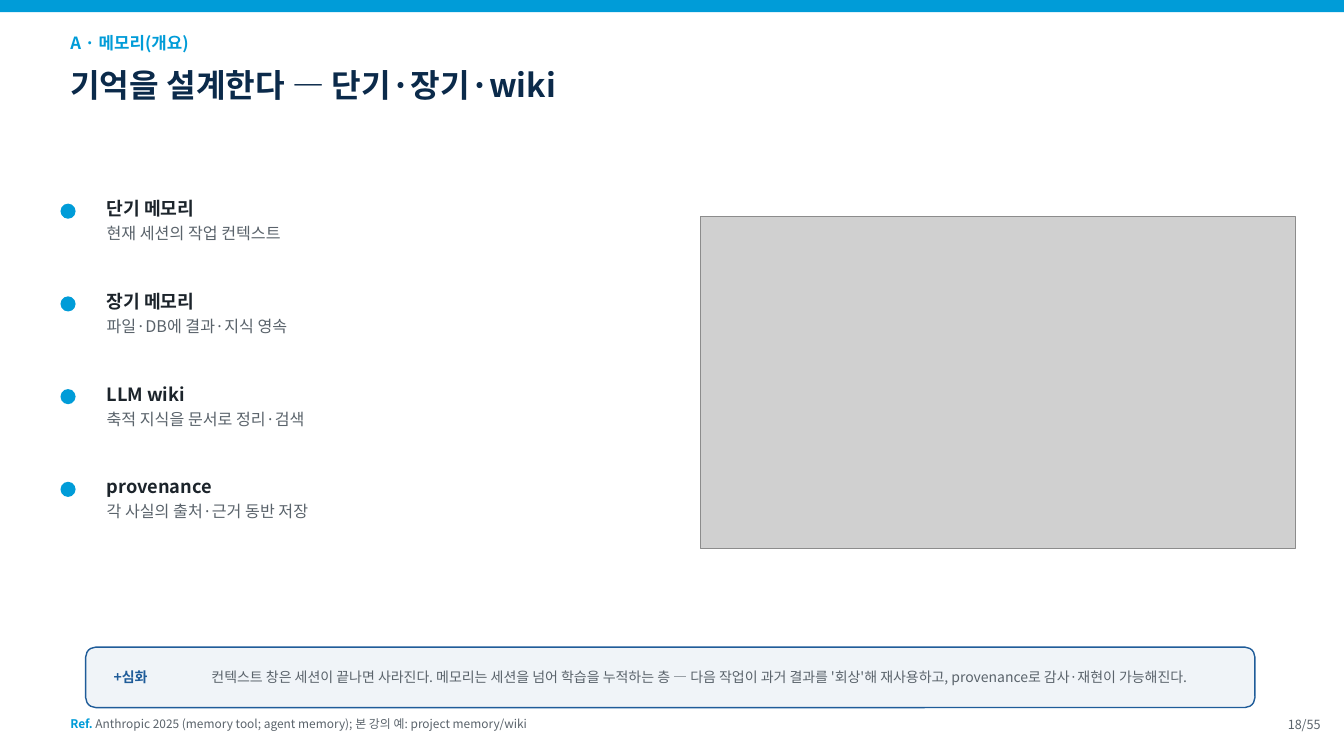
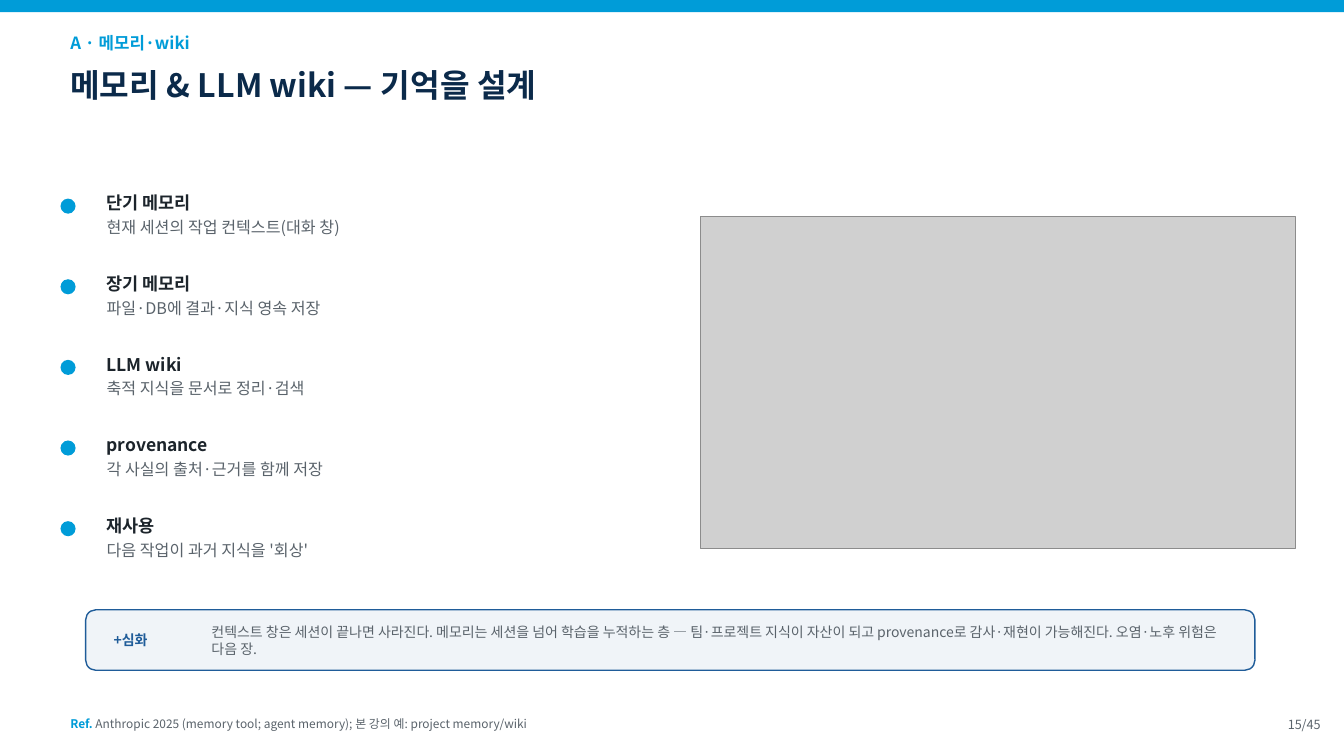
Before and after one commit to fourmodern/2025_aidrugdiscovery, a slide deck: slide 15 of 20260905/slides/0912_4교시.pptx (slide 18 before the commit). Drawn at 1344x756 pixels with LibreOffice and Linux fonts; fonts in the diff are those of the drawing; grey boxes stand for pictures. Boxes give left, top, right and bottom in pixels: in the first picture for what was removed or moved away, otherwise in the second. Text is boxed around its words. In the diff, an @@ line names an element or a change of style, - is before the commit and + after.

```diff
--- a/20260905/slides/0912_4교시.pptx
+++ b/20260905/slides/0912_4교시.pptx
@@ text at [70, 35, 190, 51]: text changed @@
-A · 메모리(개요)
+A · 메모리·wiki
@@ text at [70, 70, 536, 100]: text changed @@
-기억을 설계한다 — 단기·장기·wiki
+메모리 & LLM wiki — 기억을 설계
@@ ellipse: place and size @@
-ellipse at [60, 204, 76, 219]
+ellipse at [60, 199, 76, 214]
@@ text at [107, 194, 191, 211]: size 13 to 12.5 pt in "단기 메모리" @@
@@ text at [107, 219, 339, 236]: text changed @@
-현재 세션의 작업 컨텍스트
+현재 세션의 작업 컨텍스트(대화 창)
@@ text "장기 메모리": place and size @@
-text "장기 메모리" at [107, 292, 288, 334]
+text "장기 메모리" at [107, 275, 321, 316]
@@ ellipse: place and size @@
-ellipse at [60, 296, 76, 312]
+ellipse at [60, 279, 76, 294]
@@ text at [107, 275, 191, 292]: size 13 to 12.5 pt in "장기 메모리" @@
@@ text at [107, 300, 321, 316]: text changed @@
-파일·DB에 결과·지식 영속
+파일·DB에 결과·지식 영속 저장
@@ text "LLM wiki": place and size @@
-text "LLM wiki" at [107, 386, 304, 427]
+text "LLM wiki" at [107, 357, 304, 396]
@@ text at [107, 357, 182, 371]: size 13 to 12.5 pt in "LLM wiki" @@
@@ ellipse: place and size @@
-ellipse at [60, 389, 76, 404]
+ellipse at [60, 360, 76, 375]
@@ ellipse added at [60, 441, 76, 456], fill #009CD8 @@
@@ text "provenance": place and size @@
-text "provenance" at [107, 482, 308, 519]
+text "provenance" at [107, 441, 323, 477]
@@ text at [107, 441, 208, 455]: size 13 to 12.5 pt in "provenance" @@
@@ text at [107, 461, 323, 477]: text changed @@
-각 사실의 출처·근거 동반 저장
+각 사실의 출처·근거를 함께 저장
@@ ellipse: place and size @@
-ellipse at [60, 482, 76, 497]
+ellipse at [60, 521, 76, 536]
@@ text added at [107, 517, 308, 558], 11.5 pt, text #5A636B @@
+재사용
+다음 작업이 과거 지식을 '회상'
@@ rounded rectangle: place and size @@
-rounded rectangle at [86, 647, 1255, 708]
+rounded rectangle at [86, 610, 1255, 670]
@@ text "+심화": place and size @@
-text "+심화" at [114, 670, 148, 684]
+text "+심화" at [114, 633, 148, 647]
@@ text at [211, 625, 1217, 655]: text changed @@
-컨텍스트 창은 세션이 끝나면 사라진다. 메모리는 세션을 넘어 학습을 누적하는 층 — 다음 작업이 과거 결과를 '회상'해 재사용하고, provenance로 감사·재현이 가능해진다.
+컨텍스트 창은 세션이 끝나면 사라진다. 메모리는 세션을 넘어 학습을 누적하는 층 — 팀·프로젝트 지식이 자산이 되고 provenance로 감사·재현이 가능해진다. 오염·노후 위험은 다음 장.
@@ text at [1288, 719, 1321, 731]: text changed @@
-18/55
+15/45
```
Also in this commit, not shown: 40 other slides changed, 10 slides removed, 15 other files.
